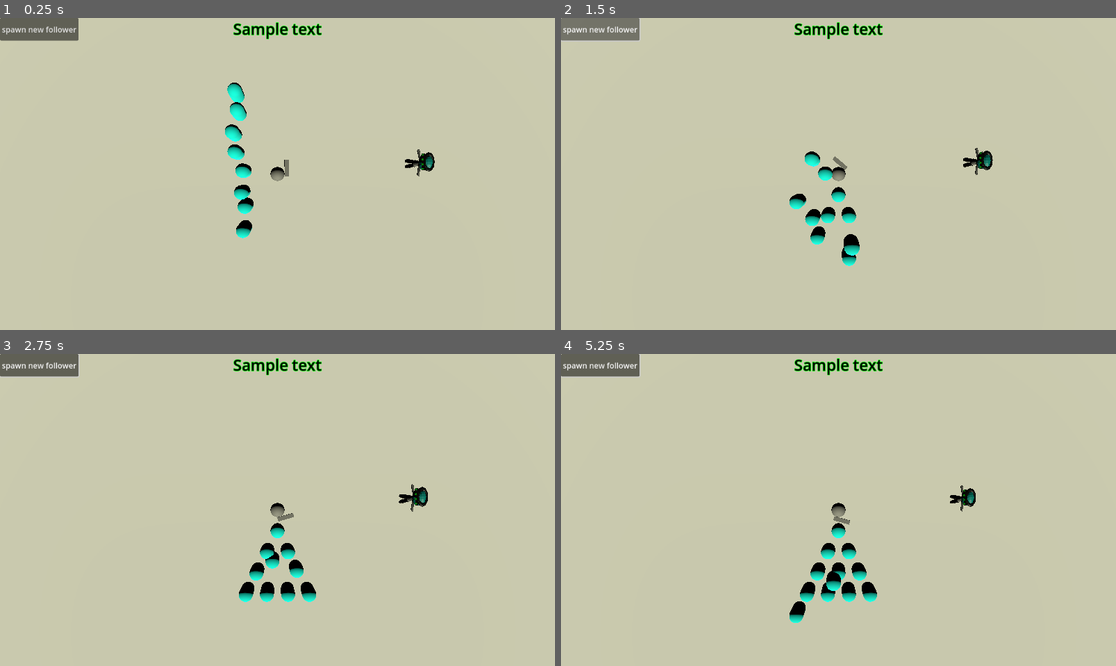
Above: before the commit, frames 1-4 (two rows, left to right).
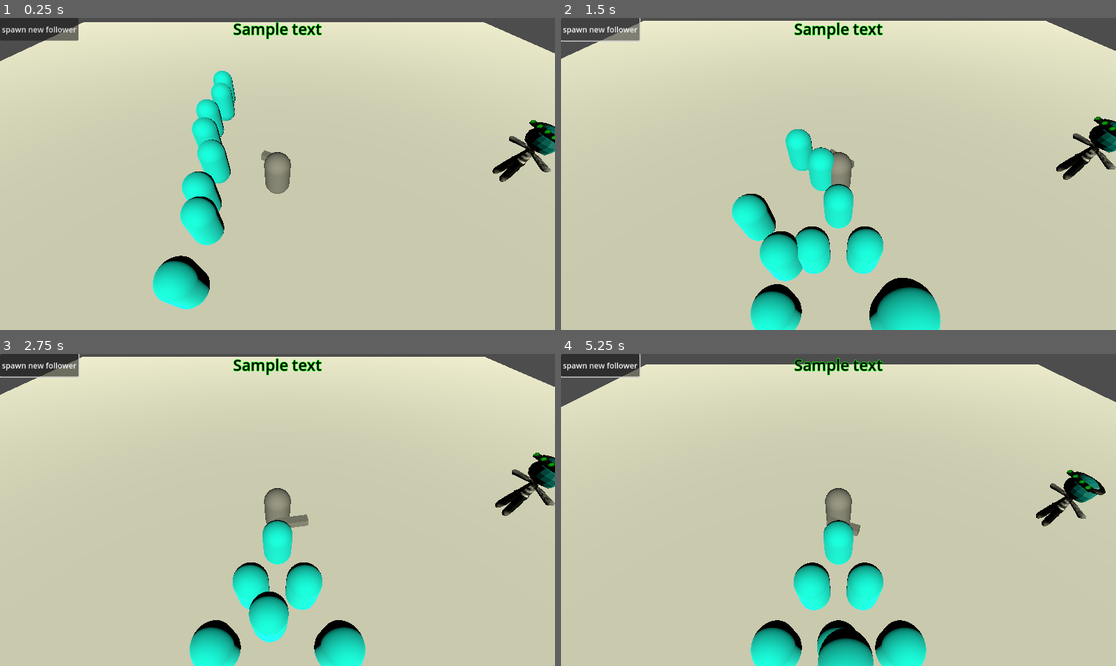
Above: after the commit, the same moments.

Repository: RedotOpenGame/game
Game: Godot game, scene res://Scenes/Levels/gameplay.tscn
The game is run twice, just before and just after one commit, with the same random seed, the same clock (stepped at 60 frames per second) and the same inputs.
Inputs (mouse positions are in pixels of both pictures, inside the frame that each line leads up to):
- Up to frame 1 (0.25 s): no input
- Up to frame 2 (1.5 s): click "spawn new follower" at 0.5 s; click "spawn new follower" at 1.25 s
- Up to frame 3 (2.75 s): move the mouse to (399, 494) at 2.02 s; tap A (a) at 2.1 s; click (399, 494) at 2.17 s; tap D (d) at 2.3 s
- Up to frame 4 (5.25 s): move the mouse to (727, 525) at 2.77 s; hold \ (backslash, bound only after the commit) 2.78-3.53 s; tap D (d) at 2.85 s; click (727, 525) at 2.92 s; tap E (e) at 3.05, 3.6 s; tap Enter at 3.5 s; move the mouse to (894, 441) at 3.52 s; click (894, 441) at 3.67 s; tap S (s) at 3.8, 4.35 s; move the mouse to (810, 572) at 4.27 s; click (810, 572) at 4.42 s; tap W (w) at 4.55, 5.1 s; tap Space (space) at 5 s; move the mouse to (1005, 556) at 5.02 s; hold \ (backslash, bound only after the commit) from 5.03 s (still down); hold Right mouse button (right_click, bound only after the commi… from 5.03 s (still down); click (1005, 556) at 5.17 s

The runs differ from the first frame. In frame 1, 15% of the frame differs, in the area x 0-100%, y 0-94%; in frame 2, 18%, in the area x 0-100%, y 0-100%; in frame 3, 15%; in frame 4, 16%.

Commit message:
camera work
use [, ], and \ for controls

Diff:
--- a/Scenes/Levels/gameplay.tscn
+++ b/Scenes/Levels/gameplay.tscn
@@ -24,6 +24,8 @@
 script = ExtResource("1_1121w")
 
 [node name="StaticBody3D" type="StaticBody3D" parent="."]
+collision_layer = 4
+collision_mask = 3
 
 [node name="CollisionShape3D" type="CollisionShape3D" parent="StaticBody3D"]
 shape = SubResource("BoxShape3D_5yywe")
--- a/Scenes/entities/NPC/follower_v_2.tscn
+++ b/Scenes/entities/NPC/follower_v_2.tscn
@@ -11,6 +11,8 @@
 [sub_resource type="CapsuleShape3D" id="CapsuleShape3D_8ujt7"]
 
 [node name="follower_v2" type="CharacterBody3D"]
+collision_layer = 2
+collision_mask = 6
 script = ExtResource("1_0q7fp")
 
 [node name="characterMesh" type="Node3D" parent="."]
--- a/Scenes/misc/text_interaction.tscn
+++ b/Scenes/misc/text_interaction.tscn
@@ -34,7 +34,7 @@
 theme_override_styles/background = SubResource("StyleBoxFlat_kln28")
 theme_override_styles/focus = SubResource("StyleBoxFlat_hsu51")
 theme_override_styles/normal = SubResource("StyleBoxFlat_4sqo8")
-text = "THE FOG IS COMING THE FOG IS COMING THE FOG IS COMINGTHE FOG IS COMINGTHE FOG IS COMINGTHE FOG IS COMING THE FOG IS COMING THE FOG IS COMING THE FOG IS COMING THE FOG IS COMING THE FOG IS COMING THE FOG IS COMING THE FOG IS COMING THE FOG IS COMING THE FOG IS COMING THE FOG IS COMING THE FOG IS COMING THE FOG IS COMINGTHE FOG IS COMING THE FOG IS COMING "
+text = "What if Pewweper was Freakeper and his favourite rifle was Steyr AUGoon A1?"
 
 [node name="TextureRect" type="TextureRect" parent="."]
 anchors_preset = 7
--- /dev/null
+++ b/Scenes/players/camera_3d.gd
@@ -0,0 +1 @@
+extends Camera3D
--- a/Scenes/players/player_actor.gd
+++ b/Scenes/players/player_actor.gd
@@ -1,13 +1,40 @@
 extends CharacterBody3D
 
-@onready var camera = $Camera3D
+@onready var camera = $CameraControl/Camera3D
+@onready var camera_control: Node3D = $CameraControl
 @onready var character = $characterMesh
 const SPEED = 5.0
 const JUMP_VELOCITY = 4.5
+const CAMERA_CONSTRAITS:Vector2 = Vector2(90, 180)
+const CAMERA_SCALE_CONSTRAINTS:Vector2 = Vector2(4, 40.0)
 
 var interact_target:Node3D
 var follower:CharacterBody3D #meant to get who is following me so we could be in a snake-like f0rmation.
 var follower_amount:int = 0
+
+func _input(event: InputEvent) -> void:
+	if event is InputEventMouseMotion and Input.is_action_pressed("right_click"):
+
+		camera_control.rotation.x -= deg_to_rad(event.velocity.y / 350)
+		if camera_control.rotation.x > deg_to_rad(CAMERA_CONSTRAITS.x):
+			camera_control.rotation.x = deg_to_rad(CAMERA_CONSTRAITS.x)
+		elif camera_control.rotation.x < 0:
+			camera_control.rotation.x = 0
+		camera_control.rotation.y -= deg_to_rad(event.velocity.x / 350)
+	if event is InputEventMouseButton:
+		if event.button_index == 4:
+			camera.position.y = max(camera.position.y - 1, CAMERA_SCALE_CONSTRAINTS.x)
+		if event.button_index == 5:
+			camera.position.y = min(camera.position.y + 1, CAMERA_SCALE_CONSTRAINTS.y)
+	if Input.is_action_just_pressed("["):
+		camera_control.rotation.y -= deg_to_rad(45)
+	if Input.is_action_just_pressed("]"):
+		camera_control.rotation.y += deg_to_rad(45)
+	if Input.is_action_just_pressed("backslash"):
+		camera_control.rotation.x = deg_to_rad(40)
+		camera_control.rotation.y = 0
+		camera.position.y = 8
+
 
 func _physics_process(delta: float) -> void:
 	# Add the gravity.
@@ -27,7 +54,7 @@
 		character.look_at(cursor_pos_on_plane)
 	# Get the input direction and handle the movement/deceleration.
 	# As good practice, you should replace UI actions with custom gameplay actions.
-	var input_dir := Input.get_vector("a", "d", "w", "s")
+	var input_dir := Input.get_vector("a", "d", "w", "s").rotated(-camera_control.rotation.y)
 	var direction := (transform.basis * Vector3(input_dir.x, 0, input_dir.y)).normalized()
 	if direction:
 		velocity.x = direction.x * SPEED
--- a/Scenes/players/player_actor.tscn
+++ b/Scenes/players/player_actor.tscn
@@ -10,6 +10,7 @@
 [sub_resource type="CapsuleShape3D" id="CapsuleShape3D_cstqs"]
 
 [node name="PlayerActor" type="CharacterBody3D" groups=["Player"]]
+collision_mask = 5
 script = ExtResource("1_cstqs")
 
 [node name="characterMesh" type="Node3D" parent="."]
@@ -26,9 +27,8 @@
 [node name="CollisionShape3D" type="CollisionShape3D" parent="."]
 shape = SubResource("CapsuleShape3D_cstqs")
 
-[node name="Camera3D" type="Camera3D" parent="."]
-transform = Transform3D(1, 0, 0, 0, 0.680721, 0.732543, 0, -0.732543, 0.680721, 0, 6, 5)
+[node name="CameraControl" type="Node3D" parent="."]
+transform = Transform3D(1, 0, 0, 0, 0.766044, -0.642788, 0, 0.642788, 0.766044, 0, 0, 0)
 
-[node name="Topdown" type="Camera3D" parent="."]
-transform = Transform3D(1, 0, 0, 0, -4.37114e-08, 1, 0, -1, -4.37114e-08, 0, 14.9801, 0)
-current = true
+[node name="Camera3D" type="Camera3D" parent="CameraControl"]
+transform = Transform3D(1, 0, 0, 0, -4.37114e-08, 1, 0, -1, -4.37114e-08, 0, 8, 0)
--- a/project.godot
+++ b/project.godot
@@ -57,3 +57,29 @@
 "events": [Object(InputEventMouseButton,"resource_local_to_scene":false,"resource_name":"","device":-1,"window_id":0,"a …(258 unchanged characters)…
 ]
 }
+right_click={
+"deadzone": 0.5,
+"events": [Object(InputEventMouseButton,"resource_local_to_scene":false,"resource_name":"","device":-1,"window_id":0,"alt_pressed":false,"shift_pressed":false,"ctrl_pressed":false,"meta_pressed":false,"button_mask":2,"position":Vector2(184, 3),"global_position":Vector2(191, 44),"factor":1.0,"button_index":2,"canceled":false,"pressed":true,"double_click":false,"script":null)
+]
+}
+"["={
+"deadzone": 0.5,
+"events": [Object(InputEventKey,"resource_local_to_scene":false,"resource_name":"","device":-1,"window_id":0,"alt_pressed":false,"shift_pressed":false,"ctrl_pressed":false,"meta_pressed":false,"pressed":false,"keycode":0,"physical_keycode":91,"key_label":0,"unicode":91,"location":0,"echo":false,"script":null)
+]
+}
+"]"={
+"deadzone": 0.5,
+"events": [Object(InputEventKey,"resource_local_to_scene":false,"resource_name":"","device":-1,"window_id":0,"alt_pressed":false,"shift_pressed":false,"ctrl_pressed":false,"meta_pressed":false,"pressed":false,"keycode":0,"physical_keycode":93,"key_label":0,"unicode":93,"location":0,"echo":false,"script":null)
+]
+}
+backslash={
+"deadzone": 0.5,
+"events": [Object(InputEventKey,"resource_local_to_scene":false,"resource_name":"","device":-1,"window_id":0,"alt_pressed":false,"shift_pressed":false,"ctrl_pressed":false,"meta_pressed":false,"pressed":false,"keycode":0,"physical_keycode":92,"key_label":0,"unicode":92,"location":0,"echo":false,"script":null)
+]
+}
+
+[layer_names]
+
+3d_physics/layer_1="Player"
+3d_physics/layer_2="Ally"
+3d_physics/layer_3="Object"
